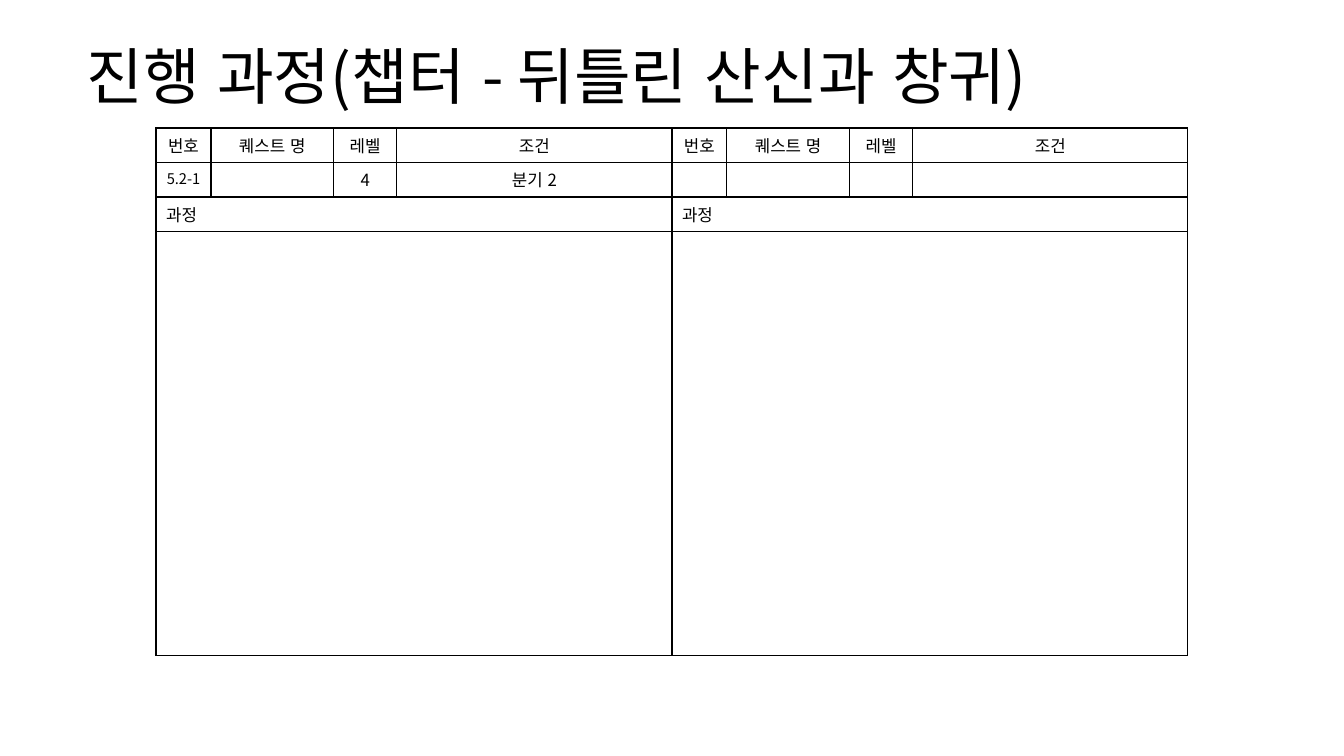
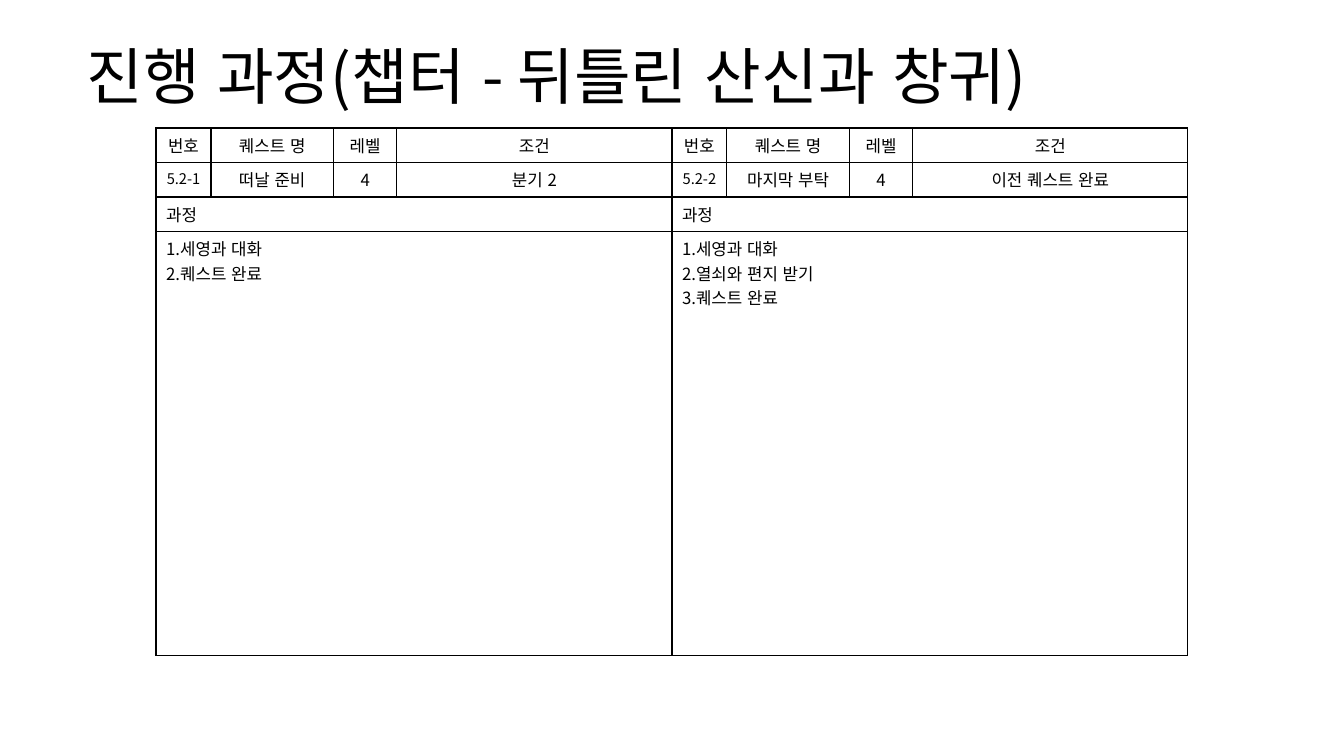
Before and after one commit to yjk0401/unityenginebasic_9th, a slide deck: slide 35 of 기획/퀘스트(메인) 기획서.pptx. Drawn at 1344x756 pixels with LibreOffice and Linux fonts; fonts in the diff are those of the drawing. Boxes give left, top, right and bottom in pixels: in the first picture for what was removed or moved away, otherwise in the second. Text is boxed around its words. In the diff, an @@ line names an element or a change of style, - is before the commit and + after.

```diff
--- a/기획/퀘스트(메인) 기획서.pptx
+++ b/기획/퀘스트(메인) 기획서.pptx
@@ table at [156, 128, 673, 642] @@
-row 2, column 2: 
+row 2, column 2: 떠날 준비
-row 4, column 1: 
+row 4, column 1: 1.세영과 대화 / 2.퀘스트 완료
@@ table at [673, 128, 1189, 642] @@
-row 2:  |  |  | 
+row 2: 5.2-2 | 마지막 부탁 | 4 | 이전 퀘스트 완료
-row 4, column 1: 
+row 4, column 1: 1.세영과 대화 / 2.열쇠와 편지 받기 / 3.퀘스트 완료
```
Also in this commit, not shown: 2 other slides changed, 2 slides added, 14 other files.
